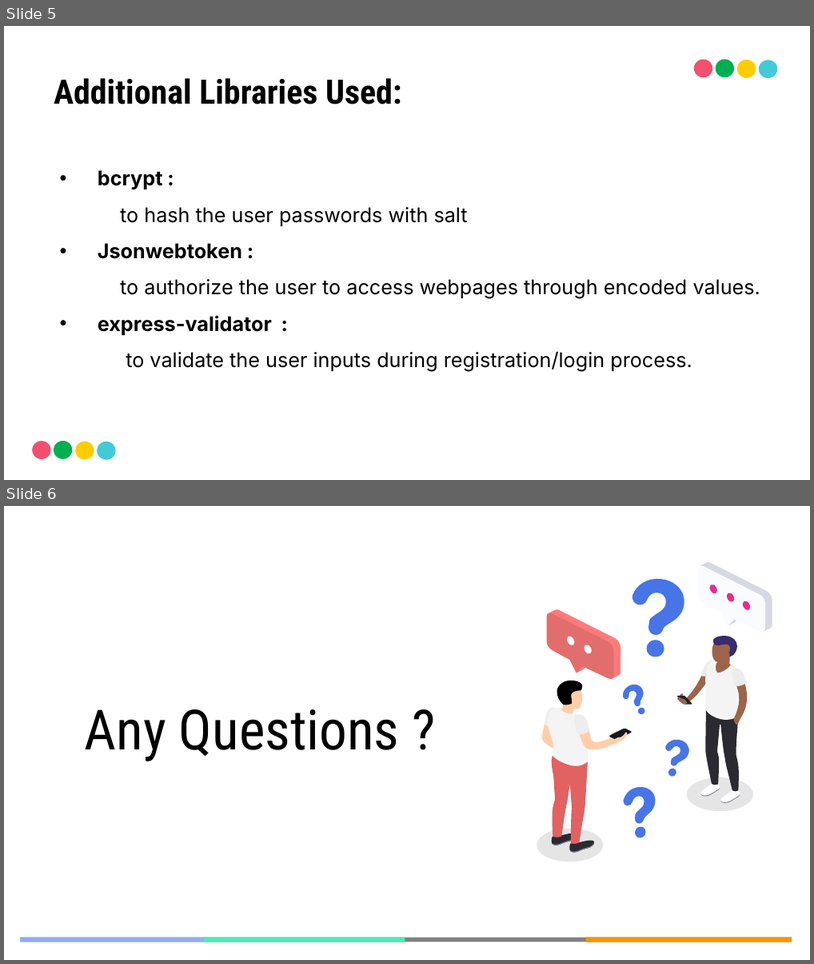
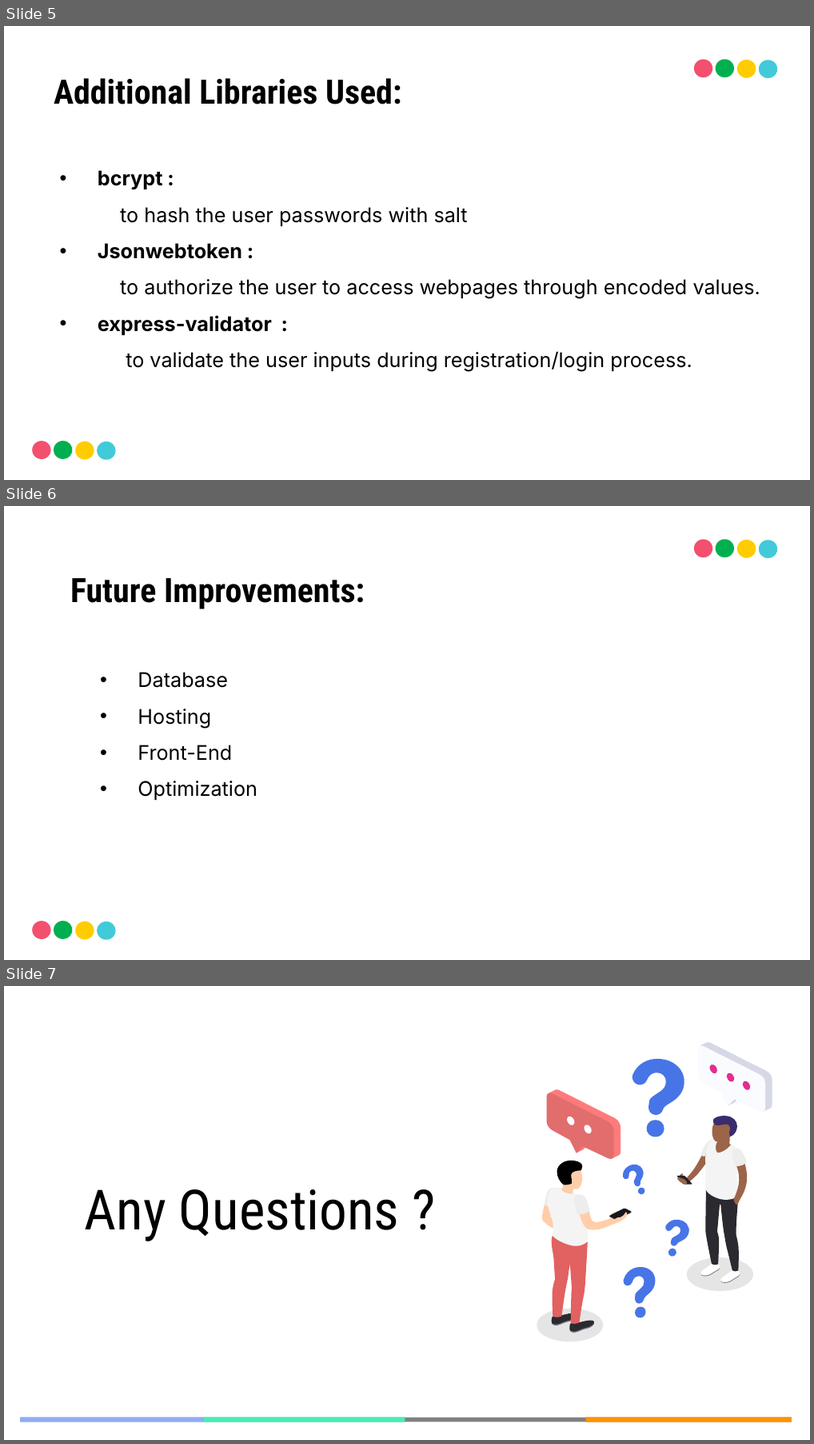
Before and after one commit to swiggy-2022-bootcamp/batch-1, a slide deck: ashwin-gopalsamy/case-study-project/project-converge/docs/deck/converge.pptx. Shown one above the other, each under a label of ours: slides 5 and 6 before the commit, slides 5, 6 and 7 after it. The pictures are 814x964 and 814x1444 pixels, drawn with LibreOffice and Linux fonts; fonts in the diff are those of the drawing. Boxes give left, top, right and bottom in pixels: in the first picture for what was removed or moved away, otherwise in the second. Text is boxed around its words. In the diff, an @@ line names an element or a change of style, - is before the commit and + after.

```diff
--- a/ashwin-gopalsamy/case-study-project/project-converge/docs/deck/converge.pptx
+++ b/ashwin-gopalsamy/case-study-project/project-converge/docs/deck/converge.pptx
@@ slide 6 added at (4,506,810,960), background #FFFFFF @@
@@ ellipse added at (694,540,713,557), fill #F2506E @@
@@ ellipse added at (716,540,734,557), fill #00B050 @@
@@ ellipse added at (738,540,757,558), fill #FFCC00 @@
@@ ellipse added at (759,540,778,558), fill #43CAD9 @@
@@ title added at (70,578,365,609), 40 pt, text #000000, bold @@
+Future Improvements:
@@ text added at (138,672,258,800), 24 pt, text #000000 @@
+• Database
+• Hosting
+• Front-End
+• Optimization
@@ ellipse added at (33,920,51,939), fill #F2506E @@
@@ ellipse added at (54,920,72,939), fill #00B050 @@
@@ ellipse added at (75,921,94,939), fill #FFCC00 @@
@@ ellipse added at (97,921,116,939), fill #43CAD9 @@
@@ what was slide 6 is now slide 7 @@
```
Also in this commit, not shown: 1 other file.
